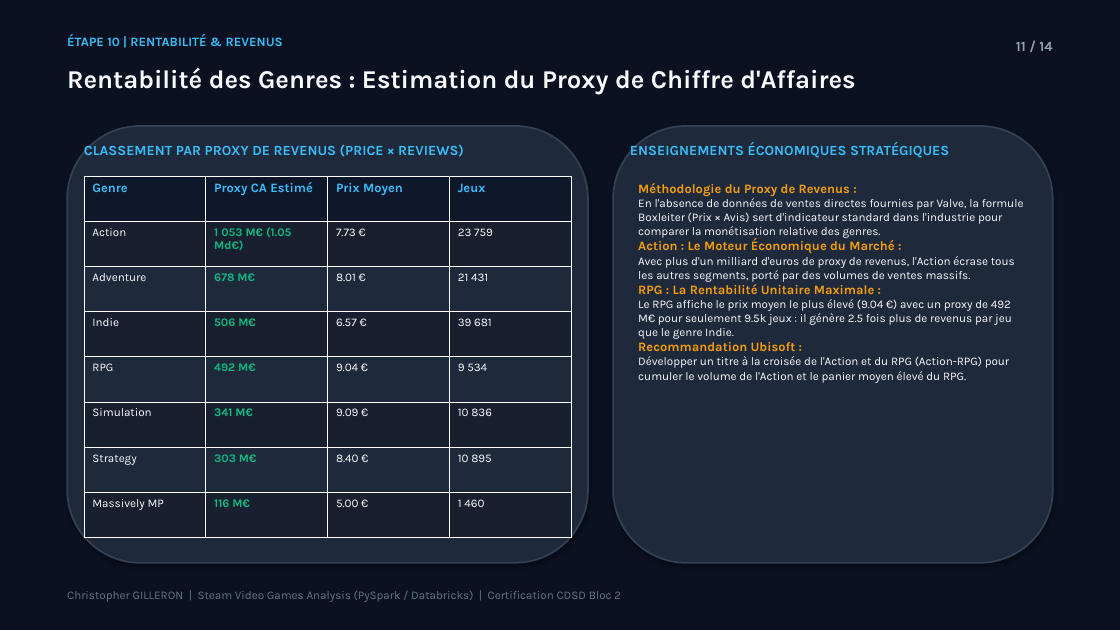
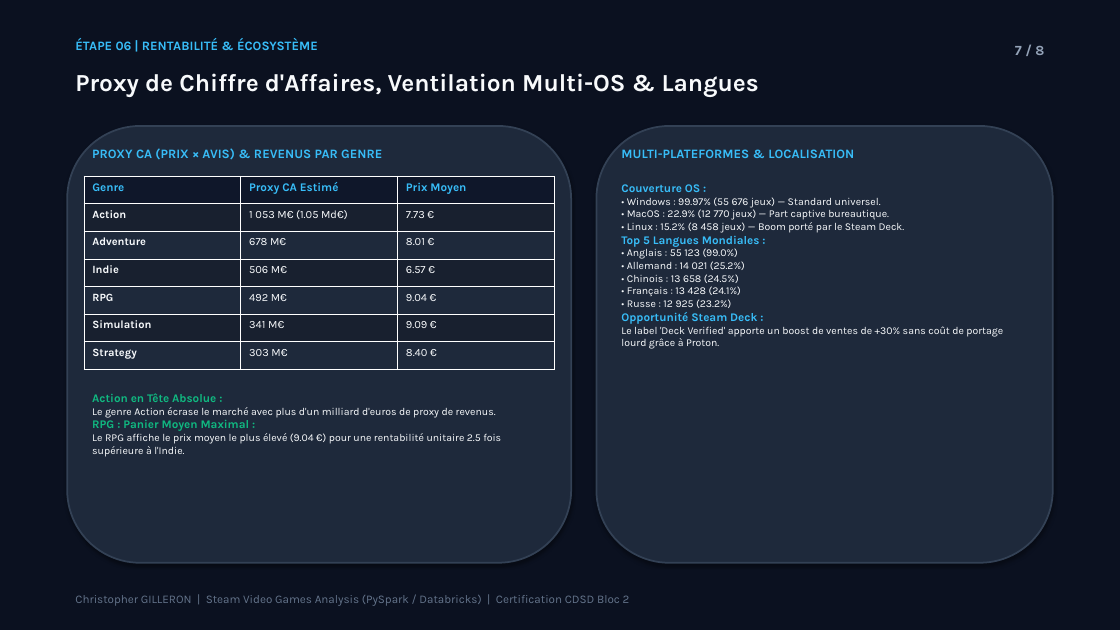
Before and after one commit to Elkristobal59/CERTIFICATION_CDSD, a slide deck: slide 7 of Bloc_2_Analyse_Exploratoire/Steam/Steam_presentation.pptx (slide 11 before the commit). Drawn at 1120x630 pixels with LibreOffice and Linux fonts; fonts in the diff are those of the drawing. Boxes give left, top, right and bottom in pixels: in the first picture for what was removed or moved away, otherwise in the second. Text is boxed around its words. In the diff, an @@ line names an element or a change of style, - is before the commit and + after.

Commit message:
feat(certif): calibrage strict a 8 slides max (format oral 5 min) pour Steam, Walmart et North Face

```diff
--- a/Bloc_2_Analyse_Exploratoire/Steam/Steam_presentation.pptx
+++ b/Bloc_2_Analyse_Exploratoire/Steam/Steam_presentation.pptx
@@ text at bbox=[75, 38, 318, 50]: text changed @@
-ÉTAPE 10 | RENTABILITÉ & REVENUS
+ÉTAPE 06 | RENTABILITÉ & ÉCOSYSTÈME
@@ text at bbox=[1015, 46, 1044, 55]: text changed @@
-11 / 14
+7 / 8
@@ text at bbox=[75, 73, 759, 97]: text changed; size 22 to 21 pt @@
-Rentabilité des Genres : Estimation du Proxy de Chiffre d'Affaires
+Proxy de Chiffre d'Affaires, Ventilation Multi-OS & Langues
@@ rounded rectangle: place and size @@
-rounded rectangle at bbox=[67, 126, 588, 563]
+rounded rectangle at bbox=[67, 126, 571, 563]
@@ text at bbox=[92, 148, 382, 160]: text changed; size 12 to 11 pt @@
-CLASSEMENT PAR PROXY DE REVENUS (PRICE × REVIEWS)
+PROXY CA (PRIX × AVIS) & REVENUS PAR GENRE
@@ rounded rectangle: place and size @@
-rounded rectangle at bbox=[613, 126, 1053, 563]
+rounded rectangle at bbox=[597, 126, 1053, 563]
@@ text at bbox=[621, 149, 854, 158]: text changed; size 12 to 11 pt @@
-ENSEIGNEMENTS ÉCONOMIQUES STRATÉGIQUES
+MULTI-PLATEFORMES & LOCALISATION
@@ table at bbox=[84, 176, 555, 370] @@
-Genre | Proxy CA Estimé | Prix Moyen | Jeux
-Action | 1 053 M€ (1.05 Md€) | 7.73 € | 23 759
-Adventure | 678 M€ | 8.01 € | 21 431
-Indie | 506 M€ | 6.57 € | 39 681
-RPG | 492 M€ | 9.04 € | 9 534
-Simulation | 341 M€ | 9.09 € | 10 836
-Strategy | 303 M€ | 8.40 € | 10 895
-Massively MP | 116 M€ | 5.00 € | 1 460
+Genre | Proxy CA Estimé | Prix Moyen
+Action | 1 053 M€ (1.05 Md€) | 7.73 €
+Adventure | 678 M€ | 8.01 €
+Indie | 506 M€ | 6.57 €
+RPG | 492 M€ | 9.04 €
+Simulation | 341 M€ | 9.09 €
+Strategy | 303 M€ | 8.40 €
@@ table: place and size @@
-table at bbox=[84, 176, 571, 538]
+table at bbox=[84, 176, 555, 370]
@@ text at bbox=[621, 184, 1003, 349]: text changed; size 10 to 9 pt @@
-Méthodologie du Proxy de Revenus :
-En l'absence de données de ventes directes fournies par Valve, la formule Boxleiter (Prix × Avis) sert d'indicateur standard dans l'industrie pour comparer la monétisation relative des genres.
-Action : Le Moteur Économique du Marché :
-Avec plus d'un milliard d'euros de proxy de revenus, l'Action écrase tous les autres segments, porté par des volumes de ventes massifs.
-RPG : La Rentabilité Unitaire Maximale :
-Le RPG affiche le prix moyen le plus élevé (9.04 €) avec un proxy de 492 M€ pour seulement 9.5k jeux : il génère 2.5 fois plus de revenus par jeu que le genre Indie.
-Recommandation Ubisoft :
-Développer un titre à la croisée de l'Action et du RPG (Action-RPG) pour cumuler le volume de l'Action et le panier moyen élevé du RPG.
+Couverture OS :
+• Windows : 99.97% (55 676 jeux) — Standard universel.
+• MacOS : 22.9% (12 770 jeux) — Part captive bureautique.
+• Linux : 15.2% (8 458 jeux) — Boom porté par le Steam Deck.
+Top 5 Langues Mondiales :
+• Anglais : 55 123 (99.0%)
+• Allemand : 14 021 (25.2%)
+• Chinois : 13 658 (24.5%)
+• Français : 13 428 (24.1%)
+• Russe : 12 925 (23.2%)
+Opportunité Steam Deck :
+Le label 'Deck Verified' apporte un boost de ventes de +30% sans coût de portage lourd grâce à Proton.
@@ text added at bbox=[92, 393, 501, 457], 9 pt, text #F8FAFC @@
+Action en Tête Absolue :
+Le genre Action écrase le marché avec plus d'un milliard d'euros de proxy de revenus.
+RPG : Panier Moyen Maximal :
+Le RPG affiche le prix moyen le plus élevé (9.04 €) pour une rentabilité unitaire 2.5 fois supérieure à l'Indie.
@@ text "Christopher GILLERON | Steam Video ...": place and size @@
-text "Christopher GILLERON | Steam Video ..." at bbox=[67, 591, 621, 602]
+text "Christopher GILLERON | Steam Video ..." at bbox=[75, 595, 630, 606]
```
Also in this commit, not shown: 6 other slides changed, 1 slide added, 7 slides removed, 2 other files.
